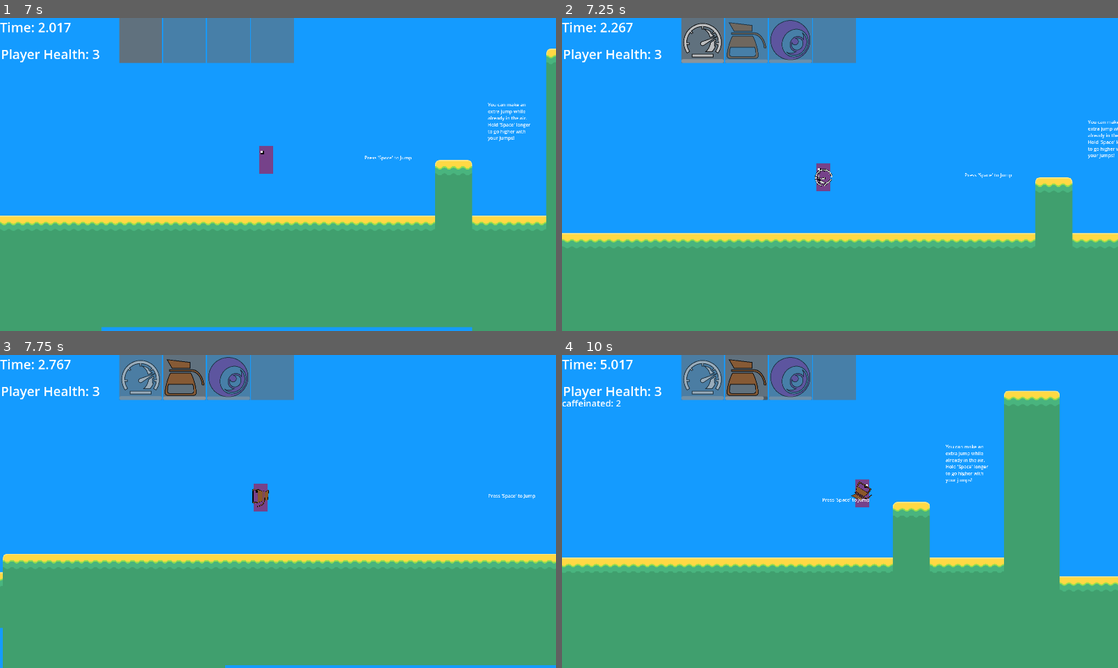
Above: before the commit, frames 1-4 (two rows, left to right).
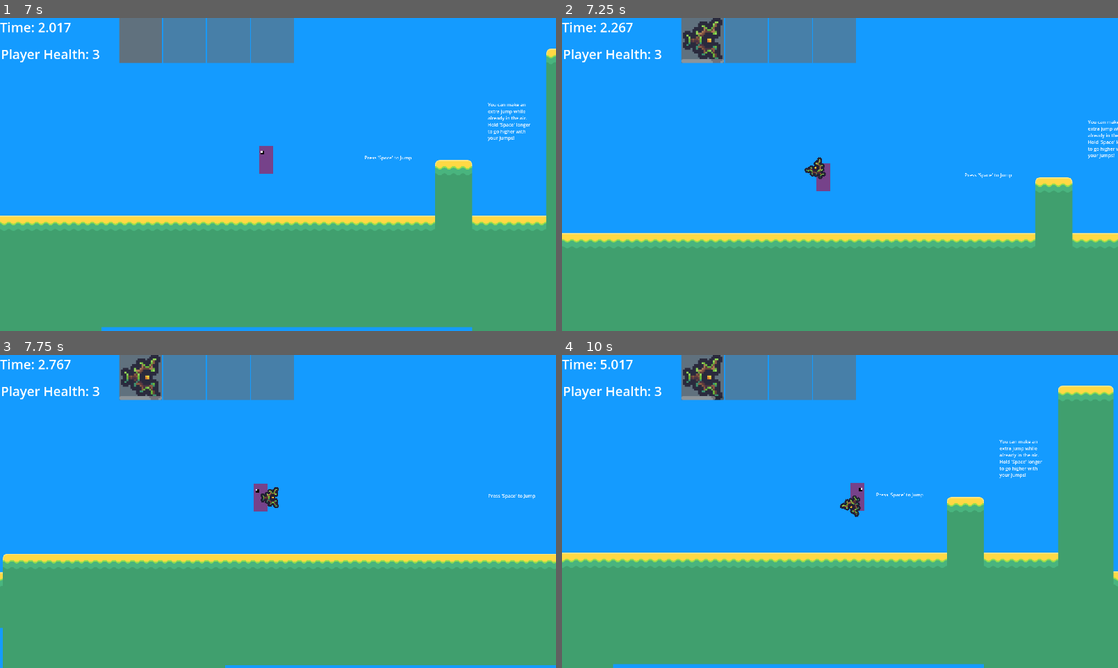
Above: after the commit, the same moments.

Repository: AidanCooper2003/AshenSkies
Game: Godot game, scene res://scenes/levels/main_menu.tscn
The game is run twice, just before and just after one commit, with the same random seed, the same clock (stepped at 60 frames per second) and the same inputs.
Inputs (mouse positions are in pixels of both pictures, inside the frame that each line leads up to):
- Up to frame 1 (7 s): click "Start" at 0.5 s; tap Space (Jump) at 1.25, 1.52, 2, 2.27, 2.75, 3.5, 3.77, 4.25, 4.52, 5, 5.27, 6.77 s; move the mouse to (400, 158) at 1.27 s; press the mouse at (400, 158) at 1.28 s; hold D (Move Right) 1.28-2.78 s; move the mouse to (166, 190) at 2.02 s; release the mouse at (166, 190) at 2.03 s; right-click (166, 190) at 2.1 s; move the mouse to (333, 105) at 2.77 s; hold A (Move Left) 2.78-3.53 s; tap Mouse wheel down (SwapWeaponDown) at 2.85, 6.6 s; move the mouse to (250, 237) at 3.52 s; hold D (Move Right) 3.53-5.03 s; tap Mouse wheel up (SwapWeaponUp) at 3.6 s; move the mouse to (444, 221) at 4.27 s; hold E (Tertiary Fire) 4.28-5.03 s; tap [ (Debug 1) at 4.9 s; move the mouse to (111, 127) at 5.02 s; hold A (Move Left) 5.03-5.78 s; click (111, 127) at 5.1 s; tap R (Debug 2) at 5.65 s; move the mouse to (305, 174) at 5.77 s; hold D (Move Right) 5.78-6.53 s; hold Right mouse button (Secondary Fire) 5.78-6.53 s; tap F (Debug 3) at 6.4 s; move the mouse to (194, 96) at 6.52 s; hold A (Move Left) from 6.53 s (still down)
- Up to frame 2 (7.25 s): keep holding A (Move Left); tap L (Debug 4) at 7.15 s
- Up to frame 3 (7.75 s): keep holding A (Move Left); move the mouse to (400, 495) at 7.27 s; tap Mouse wheel up (SwapWeaponUp) at 7.35 s; tap Space (Jump) at 7.52 s
- Up to frame 4 (10 s): move the mouse to (728, 527) at 8.02 s; release A (Move Left) at 8.03 s; hold D (Move Right) from 8.03 s (still down); tap E (Tertiary Fire) at 8.1 s; tap Space (Jump) at 8.27, 9.77 s; move the mouse to (895, 442) at 8.77 s; press the mouse at (895, 442) at 8.78 s; move the mouse to (812, 574) at 9.52 s; release the mouse at (812, 574) at 9.53 s; right-click (812, 574) at 9.6 s

Frame 1 is identical in both runs. In frame 2, 2.0% of the frame differs, in the area x 21-49%, y 0-54%; in frame 3, 3.0%; in frame 4, 22%, in the area x 0-100%, y 0-100%.

Commit message:
Added boiler rifle and fullblast

Diff:
--- a/csv/conditions.csv
+++ b/csv/conditions.csv
@@ -8,3 +8,4 @@
 hydrax,dodge,0.5,health_blind,1,,,,,,
 lucidity,dodge,1,speed,2,,,,,,
 haste,speed,0.5,,,,,,,,
+boiling,speed,-0.7,damage_over_time,10,,,,,,
--- a/csv/recipes.csv
+++ b/csv/recipes.csv
@@ -2,7 +2,7 @@
 spikeball_launcher,Projectile,2,TRUE
 test_gun,Projectile,1,TRUE
 health_potion,"Absorption, Healing",1,FALSE
-caffeination_station,"Projectile, Fire, Food, Transportation",2,TRUE
+caffeination_station,"Projectile, Fire, Food, Transportation",1,TRUE
 candlemans_brew,"Absorption, Fire",2,TRUE
 hydrax,"Absorption, Defense",2,FALSE
 terminal_lucidity,"Absorption, Transportation, Defense",3,FALSE
@@ -10,3 +10,5 @@
 air_compressor,"Projectile, Wind",1,TRUE
 popcorn,"Projectile, Wind, Fire, Explosive",2,TRUE
 hastemaker,"Absorption, Transportation",1,FALSE
+boiler_rifle,"Projectile, Fire, Pierce",3,TRUE
+fullblast,"Projectile, Multishot, Pierce",3,TRUE
--- a/scenes/levels/game.tscn
+++ b/scenes/levels/game.tscn
@@ -209,7 +209,7 @@
 
 [node name="ResourceBreakable2" parent="World/Pots" instance=ExtResource("10_s61si")]
 position = Vector2(759, 1283)
-_forced_resource = "absorption_essence"
+_forced_resource = "healing_essence"
 _resource_count = 1
 
 [node name="ResourceBreakable3" parent="World/Pots" instance=ExtResource("10_s61si")]
--- a/scenes/levels/main_menu.tscn
+++ b/scenes/levels/main_menu.tscn
@@ -87,12 +87,12 @@
 layout_mode = 2
 size_flags_vertical = 3
 
-[node name="WeaponGrid" type="GridContainer" parent="Grimoire/VBoxContainer/TabContainer"]
+[node name="Weapons" type="GridContainer" parent="Grimoire/VBoxContainer/TabContainer"]
 layout_mode = 2
 size_flags_vertical = 3
 columns = 6
 
-[node name="ResourceGrid" type="GridContainer" parent="Grimoire/VBoxContainer/TabContainer"]
+[node name="Resources" type="GridContainer" parent="Grimoire/VBoxContainer/TabContainer"]
 visible = false
 layout_mode = 2
 columns = 6
--- /dev/null
+++ b/scenes/objects/projectiles/boiler_rifle_bullet.tscn
@@ -0,0 +1,47 @@
+[gd_scene load_steps=5 format=3 uid="uid://b2gb1xqvobax4"]
+
+[ext_resource type="Script" path="res://scripts/entities/projectiles/basic_gun_bullet.gd" id="1_80wqx"]
+[ext_resource type="Texture2D" uid="uid://dap7cfh50ghns" path="res://sprites/projectiles/bullet.png" id="2_ecg38"]
+[ext_resource type="Shape2D" uid="uid://fo3xnkshg13n" path="res://colliders/basic_bullet.tres" id="3_im7jn"]
+[ext_resource type="Script" path="res://scripts/entity-components/damage_dealer_component.gd" id="4_alfc5"]
+
+[node name="BasicGunBullet" type="RigidBody2D"]
+collision_layer = 0
+collision_mask = 48
+gravity_scale = 0.0
+continuous_cd = 1
+max_contacts_reported = 5
+contact_monitor = true
+linear_damp = -0.1
+script = ExtResource("1_80wqx")
+
+[node name="Sprite2D" type="Sprite2D" parent="."]
+modulate = Color(0, 1, 1, 1)
+rotation = 1.5708
+scale = Vector2(1, 4)
+texture = ExtResource("2_ecg38")
+offset = Vector2(0, -1)
+
+[node name="CollisionShape2D" type="CollisionShape2D" parent="."]
+visible = false
+rotation = -1.57782
+shape = ExtResource("3_im7jn")
+
+[node name="DamageDealerComponent" type="Area2D" parent="."]
+visible = false
+collision_layer = 2
+collision_mask = 36
+script = ExtResource("4_alfc5")
+_damage = 200
+_conditions = {
+"boiling": 10.0
+}
+_pierce = 3
+
+[node name="CollisionShape2D" type="CollisionShape2D" parent="DamageDealerComponent"]
+rotation = 1.57815
+shape = ExtResource("3_im7jn")
+
+[connection signal="body_entered" from="." to="." method="_on_body_entered"]
+[connection signal="area_entered" from="DamageDealerComponent" to="DamageDealerComponent" method="_on_area_entered"]
+[connection signal="damage_dealt" from="DamageDealerComponent" to="." method="_on_damage_dealer_component_damage_dealt"]
--- /dev/null
+++ b/scenes/objects/projectiles/fullblast_bullet.tscn
@@ -0,0 +1,44 @@
+[gd_scene load_steps=5 format=3 uid="uid://bxbo5p2fwdodb"]
+
+[ext_resource type="Script" path="res://scripts/entities/projectiles/basic_gun_bullet.gd" id="1_ex4be"]
+[ext_resource type="Texture2D" uid="uid://dap7cfh50ghns" path="res://sprites/projectiles/bullet.png" id="2_n4b5u"]
+[ext_resource type="Shape2D" uid="uid://fo3xnkshg13n" path="res://colliders/basic_bullet.tres" id="3_aqpgx"]
+[ext_resource type="Script" path="res://scripts/entity-components/damage_dealer_component.gd" id="4_ahyto"]
+
+[node name="FullblastBullet" type="RigidBody2D"]
+collision_layer = 0
+collision_mask = 48
+gravity_scale = 0.0
+continuous_cd = 1
+max_contacts_reported = 5
+contact_monitor = true
+linear_damp = -0.1
+script = ExtResource("1_ex4be")
+
+[node name="Sprite2D" type="Sprite2D" parent="."]
+modulate = Color(0.476578, 0.476578, 0.476578, 1)
+rotation = 1.5708
+scale = Vector2(2, 1)
+texture = ExtResource("2_n4b5u")
+offset = Vector2(0, -1)
+
+[node name="CollisionShape2D" type="CollisionShape2D" parent="."]
+visible = false
+rotation = -1.57782
+shape = ExtResource("3_aqpgx")
+
+[node name="DamageDealerComponent" type="Area2D" parent="."]
+visible = false
+collision_layer = 2
+collision_mask = 36
+script = ExtResource("4_ahyto")
+_damage = 50
+_pierce = 2
+
+[node name="CollisionShape2D" type="CollisionShape2D" parent="DamageDealerComponent"]
+rotation = 1.57815
+shape = ExtResource("3_aqpgx")
+
+[connection signal="body_entered" from="." to="." method="_on_body_entered"]
+[connection signal="area_entered" from="DamageDealerComponent" to="DamageDealerComponent" method="_on_area_entered"]
+[connection signal="damage_dealt" from="DamageDealerComponent" to="." method="_on_damage_dealer_component_damage_dealt"]
--- /dev/null
+++ b/scenes/objects/weapons/boiler_rifle.tscn
@@ -0,0 +1,27 @@
+[gd_scene load_steps=5 format=3 uid="uid://cgnsydfc65djh"]
+
+[ext_resource type="Script" path="res://scripts/entities/weapons/basic_gun.gd" id="1_jugay"]
+[ext_resource type="Script" path="res://scripts/entities/weapon_components/single_projectile_shooter.gd" id="2_tatho"]
+[ext_resource type="PackedScene" uid="uid://b2gb1xqvobax4" path="res://scenes/objects/projectiles/boiler_rifle_bullet.tscn" id="3_7u3fd"]
+[ext_resource type="Texture2D" uid="uid://bi4mn6mpgwkhp" path="res://sprites/weapon_icons/boiler_rifle.png" id="4_xo5xx"]
+
+[node name="BoilerRifle" type="Node2D"]
+script = ExtResource("1_jugay")
+max_durability = 7
+_fire_delay = 1.5
+weapon_name = "boiler_rifle"
+
+[node name="ProjectileShooter" type="Node2D" parent="."]
+position = Vector2(131, 32)
+script = ExtResource("2_tatho")
+_bullet = ExtResource("3_7u3fd")
+_bullet_velocity = 2500.0
+
+[node name="FireDelayTimer" type="Timer" parent="."]
+wait_time = 0.001
+one_shot = true
+
+[node name="Sprite2D" type="Sprite2D" parent="."]
+position = Vector2(63, 31)
+scale = Vector2(4, 4)
+texture = ExtResource("4_xo5xx")
--- /dev/null
+++ b/scenes/objects/weapons/fullblast.tscn
@@ -0,0 +1,34 @@
+[gd_scene load_steps=5 format=3 uid="uid://cpofewxhy8a3"]
+
+[ext_resource type="Script" path="res://scripts/entities/weapons/basic_gun.gd" id="1_6tsh2"]
+[ext_resource type="Script" path="res://scripts/entities/weapon_components/multi_projectile_shooter.gd" id="2_31a20"]
+[ext_resource type="PackedScene" uid="uid://bxbo5p2fwdodb" path="res://scenes/objects/projectiles/fullblast_bullet.tscn" id="3_b38jv"]
+[ext_resource type="Texture2D" uid="uid://uqpndlgsxs2q" path="res://sprites/weapon_icons/fullblast.png" id="4_6vaxl"]
+
+[node name="Fullblast" type="Node2D"]
+script = ExtResource("1_6tsh2")
+max_durability = 5
+_fire_delay = 2.0
+weapon_name = "fullblast"
+
+[node name="ProjectileShooter" type="Node2D" parent="."]
+position = Vector2(62, 0)
+script = ExtResource("2_31a20")
+bullet_count = 15
+bullet_angle_variance = 0.4
+bullet_velocity_variance = 0.1
+is_bullet_variance_random = true
+is_angle_variance_random = true
+_bullet = ExtResource("3_b38jv")
+_bullet_velocity = 1500.0
+
+[node name="FireDelayTimer" type="Timer" parent="."]
+wait_time = 0.001
+one_shot = true
+
+[node name="Sprite2D" type="Sprite2D" parent="."]
+position = Vector2(31, 0)
+scale = Vector2(3, 3)
+texture = ExtResource("4_6vaxl")
+
+[connection signal="timeout" from="FireDelayTimer" to="." method="_on_fire_delay_timer_timeout"]
--- a/scenes/objects/weapons/test_gun.tscn
+++ b/scenes/objects/weapons/test_gun.tscn
@@ -12,6 +12,7 @@
 weapon_name = "test_gun"
 
 [node name="ProjectileShooter" type="Node2D" parent="."]
+position = Vector2(48, 4)
 script = ExtResource("2_bhu8k")
 _bullet = ExtResource("3_ehfst")
 _bullet_velocity = 2000.0
--- a/scripts/entities/level_objects/resource_breakable.gd
+++ b/scripts/entities/level_objects/resource_breakable.gd
@@ -6,6 +6,8 @@
 
 @export var _forced_resource: String
 @export var _resource_count: int
+
+var _resource_already_provided := false
 
 func _ready():
 	resource = _forced_resource
@@ -17,5 +19,7 @@
 
 
 func _on_damage_taken(damage_amount, _resistance_override):
-	EventBus.resource_added.emit(resource, _resource_count)
+	if not _resource_already_provided:
+		_resource_already_provided = true
+		EventBus.resource_added.emit(resource, _resource_count)
 	queue_free()
--- a/scripts/entities/projectiles/kernel.gd
+++ b/scripts/entities/projectiles/kernel.gd
@@ -10,7 +10,6 @@
 
 
 func _explode(is_mega_explosion: bool):
-	print("Explode!" + str(is_mega_explosion))
 	var kernel_explosion
 	if is_mega_explosion:
 		kernel_explosion = _mega_explosive.instantiate()
--- a/scripts/entity-components/jumper_component.gd
+++ b/scripts/entity-components/jumper_component.gd
@@ -44,8 +44,8 @@
 func force_jump() -> void:
 	var speed_modifier := 1.0
 	if _condition_handler.has_modification("speed") * _jump_speed_modifier:
-		speed_modifier *= _condition_handler.get_modification("speed")
-	_character_body_2d.velocity.y = -_jump_force * (1 + ((speed_modifier - 1) * _jump_speed_modifier))
+		speed_modifier *= (1 + (((1 - _condition_handler.get_modification("speed"))) * _jump_speed_modifier))
+	_character_body_2d.velocity.y = -_jump_force * speed_modifier
 	_gravity_component.fast_fall_override = false
 
 
@@ -61,9 +61,7 @@
 func _jump() -> void:
 	var speed_modifier := 1.0
 	if _condition_handler.has_modification("speed"):
-		print(_condition_handler.get_modification("speed"))
-		print(1 + ((_condition_handler.get_modification("speed")) * _jump_speed_modifier))
-		speed_modifier *= (1 + (((_condition_handler.get_modification("speed"))) * _jump_speed_modifier))
+		speed_modifier *= (1 + (((1 - _condition_handler.get_modification("speed"))) * _jump_speed_modifier))
 	_character_body_2d.velocity.y = -_jump_force * speed_modifier
 	_gravity_component.fast_fall_override = false
 	if not _is_on_floor and not _is_coyote_state:
--- a/scripts/entity-components/walker_component.gd
+++ b/scripts/entity-components/walker_component.gd
@@ -17,7 +17,8 @@
 
 var _stopping_threshold := 1.0
 var _condition_handler: ConditionHandler
-var _acceleration_speed_modifier = 0.5
+var _acceleration_speed_modifier := 0.5
+var _max_velocity_speed_modifier := 1.0
 
 func _ready():
 	await owner.ready
@@ -38,7 +39,7 @@
 	var velocity = _character_body_2d.velocity
 	var intended_x_velocity
 	var modified_acceleration = _acceleration * (1 + ((speed_modification - 1) * _acceleration_speed_modifier))
-	var modified_max_velocity = _max_velocity * speed_modification
+	var modified_max_velocity = _max_velocity * (1 + ((speed_modification - 1) * _max_velocity_speed_modifier))
 
 	#If moving in the opposite direction than currently moving, use decceleration rate. Otherwise, accelerate normally.
 	if sign(walk_direction) == sign(velocity.x):
--- a/scripts/menu/menu_manager.gd
+++ b/scripts/menu/menu_manager.gd
@@ -36,7 +36,7 @@
 		if weapon_count != null && weapon_count > 0:
 			grimoire_texture_rect.modulate = Color.WHITE
 		grimoire_entry.pressed.connect(_update_weapon_stats.bind(recipe))
-		$Grimoire/VBoxContainer/TabContainer/WeaponGrid.add_child(grimoire_entry)
+		$Grimoire/VBoxContainer/TabContainer/Weapons.add_child(grimoire_entry)
 	for resource in CSVManager.get_resource_names():
 		var grimoire_entry = load("res://scenes/ui/elements/grimoire_entry.tscn").instantiate()
 		var grimoire_texture_rect = grimoire_entry.get_child(0)
@@ -45,7 +45,7 @@
 		if resource_count != null && resource_count > 0:
 			grimoire_texture_rect.modulate = Color.WHITE
 		grimoire_entry.pressed.connect(_update_resource_stats.bind(resource))
-		$Grimoire/VBoxContainer/TabContainer/ResourceGrid.add_child(grimoire_entry)
+		$Grimoire/VBoxContainer/TabContainer/Resources.add_child(grimoire_entry)
 
 func _initialize_settings() -> void:
 	if SaveManager.has_save_data("music_volume"):
@@ -54,9 +54,9 @@
 		$Settings/VBoxContainer/PanelContainer/Panel/VolumeSlider.value = 50
 
 func _reset_grimoire() -> void:
-	for child in $Grimoire/VBoxContainer/TabContainer/WeaponGrid.get_children():
+	for child in $Grimoire/VBoxContainer/TabContainer/Weapons.get_children():
 		child.queue_free()
-	for child in $Grimoire/VBoxContainer/TabContainer/ResourceGrid.get_children():
+	for child in $Grimoire/VBoxContainer/TabContainer/Resources.get_children():
 		child.queue_free()
 	_initialize_grimoire()
 
--- a/scripts/utility/debug_helper.gd
+++ b/scripts/utility/debug_helper.gd
@@ -19,9 +19,7 @@
 	if Input.is_action_just_pressed("Debug 2"):
 		EventBus.ingredients_reset.emit()
 	if Input.is_action_just_pressed("Debug 4"):
-		_assign_weapon("hastemaker")
-		_assign_weapon("caffeination_station")
-		_assign_weapon("terminal_lucidity")
+		_assign_weapon("fullblast")
 	if Input.is_action_just_pressed("Exit To Menu"):
 		get_tree().change_scene_to_file("res://scenes/levels/main_menu.tscn")
 
Binary file added: sprites/weapon_icons/fullblast.png
Not shown, added: sprites/weapon_icons/fullblast.png.import
